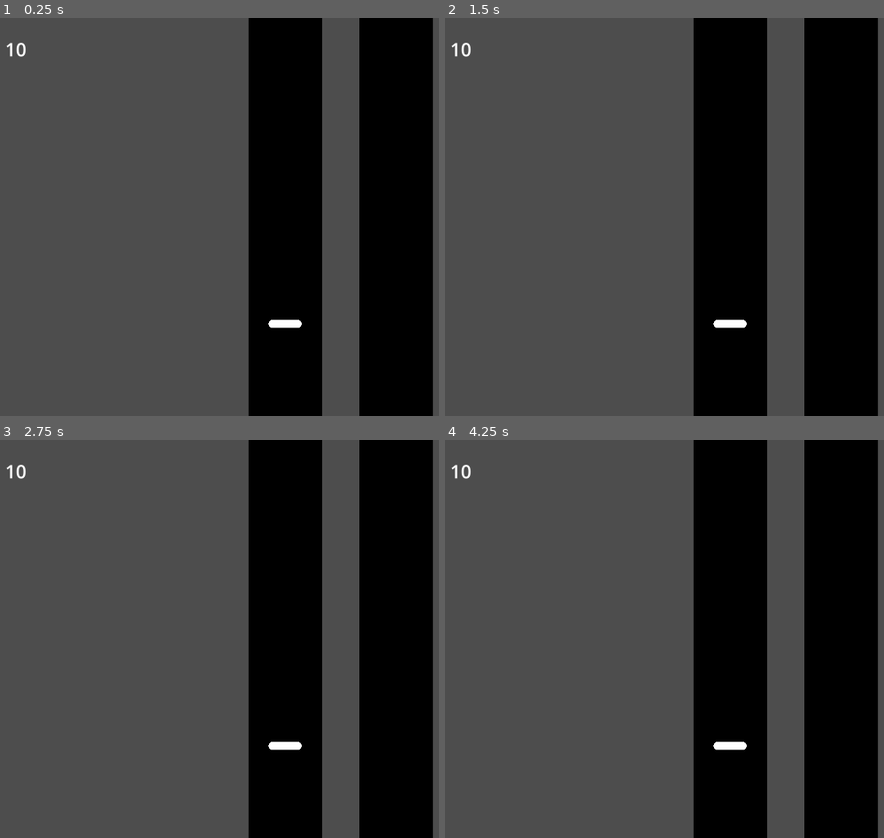
Above: before the commit, frames 1-4 (two rows, left to right).
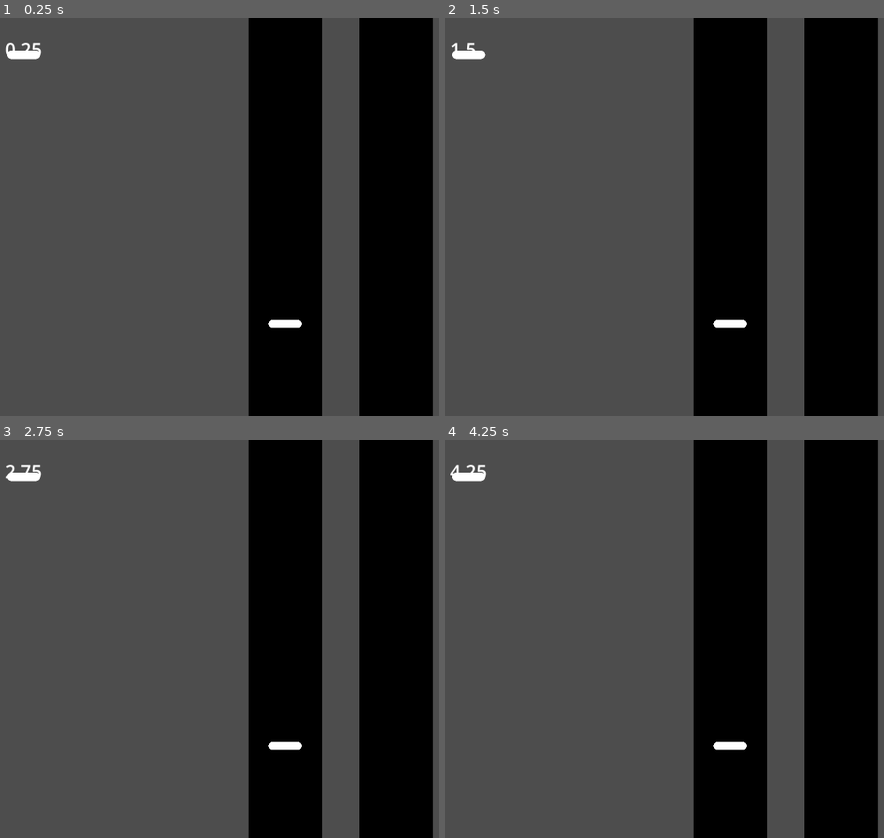
Above: after the commit, the same moments.

Repository: steamboatsonic/JamBop
Game: Godot game, scene res://Gameplay.tscn
Same seed, same stepped clock (60 frames per second), same inputs: the game is played once before the commit and once after it.
Inputs:
- Up to frame 1 (0.25 s): no input
- Up to frame 2 (1.5 s): tap Enter at 0.5 s; tap Space at 1.25 s
- Up to frame 3 (2.75 s): tap Enter at 2 s
- Up to frame 4 (4.25 s): tap Space at 2.75 s; tap Enter at 3.5 s

The runs differ from the first frame. In frame 1, 0.3% of the frame differs, in the area x 1-10%, y 6-11%; in frame 2, 0.2%; in frame 3, 0.2%; in frame 4, 0.3%.

Commit message:
Gem Scripting and Metadata
- New Gem script that every gem will use
- Metadata for Gems and GemManager

Diff:
--- a/Gameplay.tscn
+++ b/Gameplay.tscn
@@ -1,8 +1,9 @@
-[gd_scene load_steps=5 format=3 uid="uid://cafk0bkxikm2q"]
+[gd_scene load_steps=6 format=3 uid="uid://cafk0bkxikm2q"]
 
 [ext_resource type="PackedScene" uid="uid://qctdrnvx65hl" path="res://gem_parent.tscn" id="2_o08mt"]
 [ext_resource type="Script" path="res://GemManager.gd" id="2_xov5c"]
 [ext_resource type="Script" path="res://DebugText.gd" id="3_8gbxe"]
+[ext_resource type="Script" path="res://gem.gd" id="3_payah"]
 [ext_resource type="Theme" uid="uid://cjvjkqvf2jvlb" path="res://DebugText.tres" id="3_qkf4m"]
 
 [node name="Node2D" type="Node2D"]
@@ -29,8 +30,11 @@
 
 [node name="GemManager" type="Node" parent="GemContainer"]
 script = ExtResource("2_xov5c")
+metadata/todaysTime = 0.0
+metadata/startTime = 0.0
 
 [node name="GemParent" parent="GemContainer/GemManager" instance=ExtResource("2_o08mt")]
+script = ExtResource("3_payah")
 
 [node name="DebugText" type="RichTextLabel" parent="."]
 offset_left = 50.0
--- a/GemManager.gd
+++ b/GemManager.gd
@@ -8,10 +8,12 @@
 var todaysTime: float = 0;
 var gems = [1];
 
+
 const gemParent = preload("res://gem_parent.tscn");
 
 # Called when the node enters the scene tree for the first time.
 func _ready():
+	set_meta("startTime", Time.get_unix_time_from_system());
 	makeGem();
 
 	# var gemParent = $GemParent;
@@ -33,7 +35,8 @@
 
 func makeGem():
 	var gem = gemParent.instantiate();
-	get_parent().add_child(gem);
+	# get_parent().add_child(gem);
+	self.add_child(gem);
 	gem.position = Vector2(100,100);
 	gem.set_meta("TimingMSec", 10.000);
 	# writeDebug(str(gem.position));
@@ -47,6 +50,7 @@
 func _process(_delta):
 	# var startTime = Get_Ticks_MSec ();
 	todaysTime = Time.get_unix_time_from_system() - startTime;
+	set_meta("todaysTime", (Time.get_unix_time_from_system() - get_meta("startTime")));
 	# get_node("../../DebugText").text = str(todaysTime);
 
 func writeDebug(textToWrite:String):
--- /dev/null
+++ b/gem.gd
@@ -0,0 +1,17 @@
+extends Sprite2D
+
+@onready
+var gemManager = $"..";
+
+# Called when the node enters the scene tree for the first time.
+func _ready():
+	pass # Replace with function body.
+
+
+# Called every frame. 'delta' is the elapsed time since the previous frame.
+func _process(_delta):
+	writeDebug(str(gemManager.get_meta("todaysTime")))
+	pass
+
+func writeDebug(textToWrite:String):
+	get_node("../../../DebugText").text = textToWrite;
